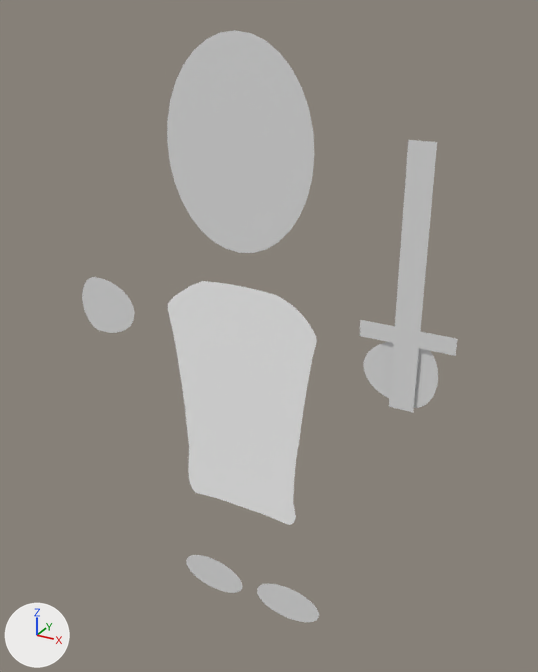
What one commit did to the Blender file SFG_UnityProject/Assets/2d Character/Deer/Master Rigged Character 1.blend.
The view is the same before and after, from a 50 mm lens placed at (3.98, -6.56, 3.56), pointed at (0.22, 0.27, 0.15). Every picture has the same lights, and +X, +Y and +Z are marked at lower left.

Before the edit, the objects in view are built like this:
```python
ob_body = bpy.data.objects.new('Body', me_plane)
ob_body.location = (0.0, 0.0, 0.0)
ob_head = bpy.data.objects.new('Head', me_circle)
ob_head.location = (0.0, 0.0, 1.93)
ob_head.rotation_euler = (1.571, 0.0, 0.0)  # degrees (90, 0, 0)
ob_head.scale = (1.36, 1.36, 1.36)
ob_left_arm = bpy.data.objects.new('Left Arm', me_circle_001)
ob_left_arm.location = (2.0, 0.0, 0.2)
ob_left_arm.rotation_euler = (1.571, 0.0, 3.142)  # degrees (90, 0, 180)
ob_left_arm.scale = (-0.359, -0.359, -0.359)
ob_left_foot = bpy.data.objects.new('Left Foot', me_circle_004)
ob_left_foot.location = (0.64, 0.0, -3.37)
ob_left_foot.rotation_euler = (1.571, 0.0, 0.0)  # degrees (90, 0, 0)
ob_left_foot.scale = (0.311, 0.249, 0.311)
ob_plane = bpy.data.objects.new('Plane', me_plane_002)
ob_plane.location = (1.93, -0.03, 0.8)
ob_plane.rotation_euler = (1.571, 0.0, 0.0)  # degrees (90, 0, 0)
ob_plane.scale = (0.131, 1.0, 1.0)
ob_right_arm = bpy.data.objects.new('Right Arm', me_circle_002)
ob_right_arm.location = (-2.0, 0.0, 0.2)
ob_right_arm.rotation_euler = (-1.571, 0.0, 0.0)  # degrees (-90, 0, 0)
ob_right_arm.scale = (-0.359, -0.359, -0.359)
ob_right_foot = bpy.data.objects.new('Right Foot', me_circle_003)
ob_right_foot.location = (-0.47, 0.0, -3.37)
ob_right_foot.rotation_euler = (1.571, 0.0622, 0.0)  # degrees (90, 3.6, 0)
ob_right_foot.scale = (0.311, 0.249, 0.311)
```
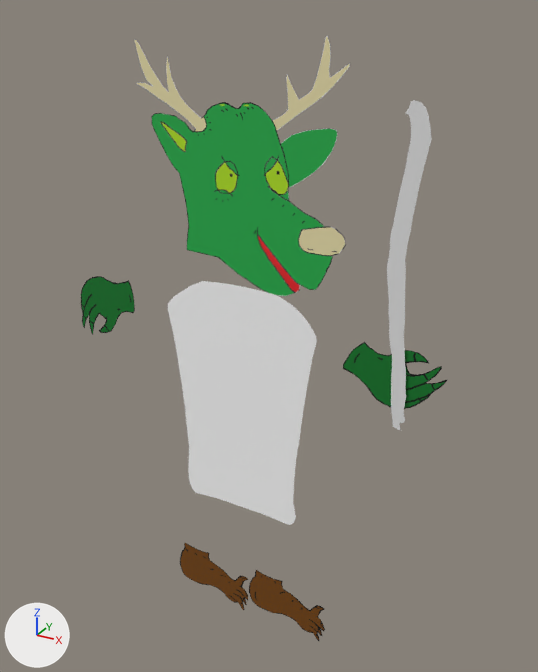
Pixel boxes [x1, y1, x2, y2] of what changed, in the pictures (538 x 672 px):
'Head.001', added (green)
    after: [134, 35, 350, 296]
'Head', deleted
    before: [167, 30, 314, 253]
'Plane', deleted
    before: [360, 140, 457, 412]
'Weapon', added
    after: [387, 100, 432, 431]
'Left Arm', reshaped, moved, turned, rescaled
    before: [363, 342, 438, 408]
    after: [343, 342, 447, 409]
'Right Arm', reshaped, moved, rescaled
    before: [82, 277, 134, 333]
    after: [81, 276, 135, 335]
'Left Foot', reshaped, rescaled (22% wider, 85% taller)
    before: [257, 584, 319, 622]
    after: [249, 570, 325, 641]
'Right Foot', reshaped, rescaled (21% wider, 74% taller)
    before: [186, 555, 242, 593]
    after: [180, 543, 248, 610]

Edits to the bpy script that builds the scene:
```text
Change me_circle_004:
    used by ob_left_foot; location = (0.64, 0.0, -3.37); rotation_euler = (1.571, 0.0, 0.0), in degrees (90, 0, 0); scale = (0.311, 0.249, 0.311)
    remove me_circle_004.from_pydata(...)  # 32 vertices, 1 face; spans x -1.44..1.44, y -1.0..1.0, z 0.0
    add me_circle_004.from_pydata(...)  # 54 vertices, 1 face; spans x -1.22..1.14, y -1.15..0.92, z 0.0
    me_circle_004 part 3: the whole mesh is rebuilt
    add me_circle_004.materials.append(mat_final_foot_left_png)  # picture img_final_foot_left_png
Change me_circle_003:
    used by ob_right_foot; location = (-0.47, 0.0, -3.37); rotation_euler = (1.571, 0.0622, 0.0), in degrees (90, 3.6, 0); scale = (0.311, 0.249, 0.311)
    remove me_circle_003.from_pydata(...)  # 32 vertices, 1 face; spans x -1.44..1.44, y -1.0..1.0, z 0.0
    add me_circle_003.from_pydata(...)  # 72 vertices, 1 face; spans x -1.19..1.17, y -1.06..0.87, z 0.0
    me_circle_003 part 4: the whole mesh is rebuilt
    add me_circle_003.materials.append(mat_final_foot_right_png)  # picture img_final_foot_right_png
Change me_circle_002:
    used by ob_right_arm; location = (-2.0, 0.0, 0.2); rotation_euler = (-1.571, 0.0, 0.0), in degrees (-90, 0, 0); scale = (-0.359, -0.359, -0.359)
    remove me_circle_002.from_pydata(...)  # 32 vertices, 1 face; spans x -1.44..0.84, y -1.0..1.0, z 0.0
    add me_circle_002.from_pydata(...)  # 50 vertices, 1 face; spans x -1.32..0.63, y -0.99..0.89, z 0.0
    me_circle_002 part 2: the whole mesh is rebuilt
    add me_circle_002.materials.append(mat_final_hand_right_png)  # picture img_final_hand_right_png
Change me_circle_001:
    used by ob_left_arm; location = (2.0, 0.0, 0.2); rotation_euler = (1.571, 0.0, 3.142), in degrees (90, 0, 180); scale = (-0.359, -0.359, -0.359)
    remove me_circle_001.from_pydata(...)  # 32 vertices, 1 face; spans x -1.44..0.76, y -1.0..1.0, z 0.0
    add me_circle_001.from_pydata(...)  # 61 vertices, 1 face; spans x -1.38..0.57, y -0.45..1.44, z 0.0
    me_circle_001 part 1: the whole mesh is rebuilt
    add me_circle_001.materials.append(mat_final_hand_left_png)  # picture img_final_hand_left_png
Remove ob_plane:
    ob_plane = bpy.data.objects.new('Plane', me_plane_002)
Change ob_left_foot:
    ob_left_foot.scale: (0.311, 0.249, 0.311) -> (0.466, 0.373, 0.466)
Change ob_right_foot:
    ob_right_foot.scale: (0.311, 0.249, 0.311) -> (0.466, 0.373, 0.466)
Change ob_right_arm:
    ob_right_arm.location: (-2.0, 0.0, 0.2) -> (-2.06, 0.0, 0.2)
    ob_right_arm.scale: (-0.359, -0.359, -0.359) -> (-0.449, -0.449, -0.449)
Change ob_left_arm:
    ob_left_arm.location: (2.0, 0.0, 0.2) -> (2.09, 0.0, 0.27)
    ob_left_arm.rotation_euler: (1.571, 0.0, 3.142) -> (-1.571, -2.489, 0.0)  # degrees (90, 0, 180) -> degrees (-90, -143, 0)
    ob_left_arm.scale: (-0.359, -0.359, -0.359) -> (-0.449, -0.449, -0.449)
Remove ob_head:
    ob_head = bpy.data.objects.new('Head', me_circle)
Add ob_weapon:
    ob_weapon = bpy.data.objects.new('Weapon', me_plane_003)  # 84 vertices, 1 face; spans x -0.28..4.75, y -0.93..1.72, z 0.0
    ob_weapon.location = (1.43, -0.03, 0.79)
    ob_weapon.rotation_euler = (1.571, 0.189, 0.0)  # degrees (90, 11, 0)
    ob_weapon.scale = (0.158, 1.2, 1.2)
Add ob_head_001:
    ob_head_001 = bpy.data.objects.new('Head.001', me_circle_005)  # 143 vertices, 1 face; spans x -0.91..0.92, y -0.9..1.03, z 0.0; in mat_head1_png (picture img_head1_png)
    ob_head_001.location = (0.0, 0.0, 1.97)
    ob_head_001.rotation_euler = (1.571, 0.0, 0.0)  # degrees (90, 0, 0)
    ob_head_001.scale = (1.34, 1.34, 1.34)
```
